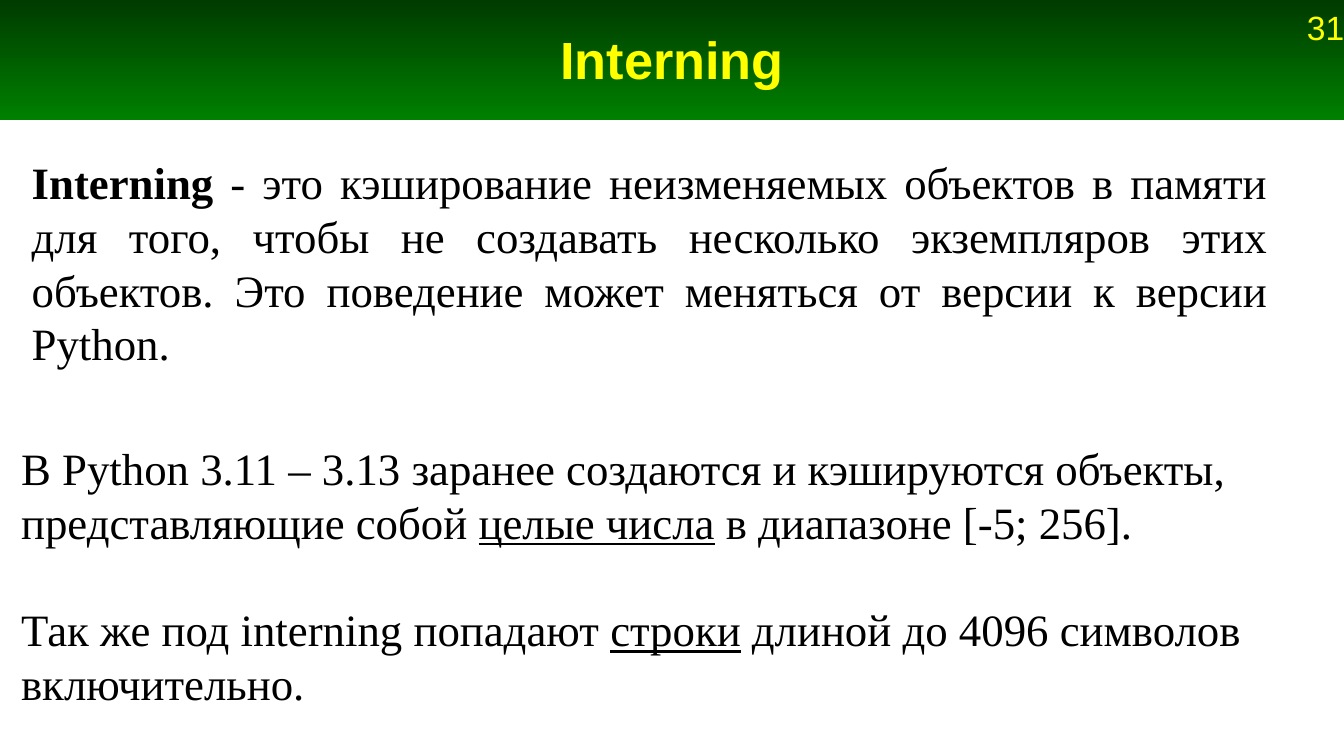
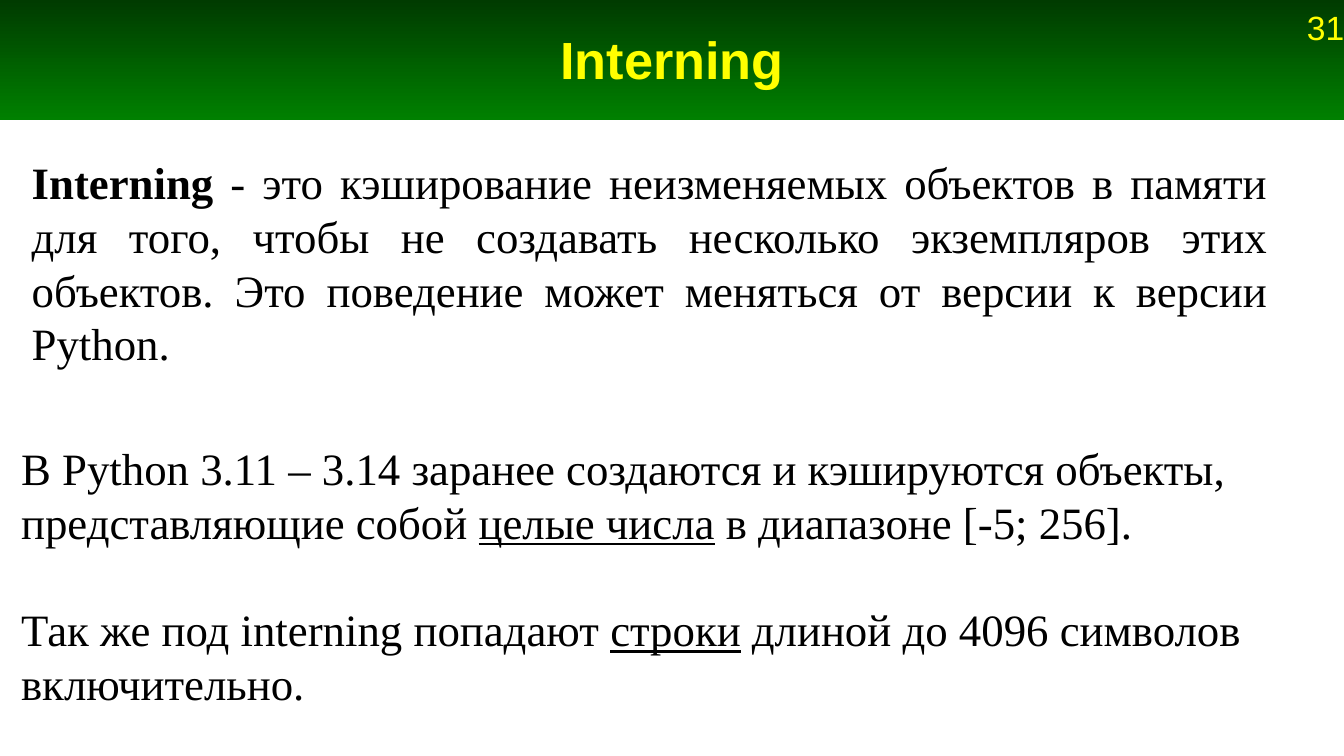
Before and after one commit to Jenyay/python-lectures, a slide deck: slide 31 of presentations/04. Basic data structures. Lists.odp. Drawn at 1344x756 pixels with LibreOffice and Linux fonts; fonts in the diff are those of the drawing. Boxes give left, top, right and bottom in pixels: in the first picture for what was removed or moved away, otherwise in the second. Text is boxed around its words. In the diff, an @@ line names an element or a change of style, - is before the commit and + after.

Commit message:
Обновление слайда про interning

```diff
--- a/presentations/04. Basic data structures. Lists.odp
+++ b/presentations/04. Basic data structures. Lists.odp
@@ text at (21, 453, 1224, 548): text changed @@
-В Python 3.11 – 3.13 заранее создаются и кэшируются объекты, представляющие собой целые числа в диапазоне [-5; 256].
+В Python 3.11 – 3.14 заранее создаются и кэшируются объекты, представляющие собой целые числа в диапазоне [-5; 256].
```
Also in this commit, not shown: 1 other file.
